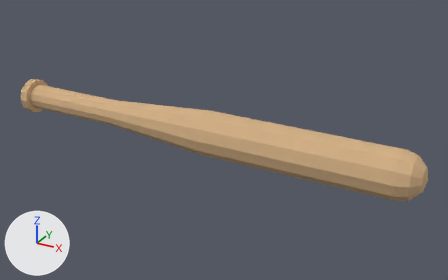
The glTF model backend/app/assets/models/Baseball_Bat.glb, before and after one commit.
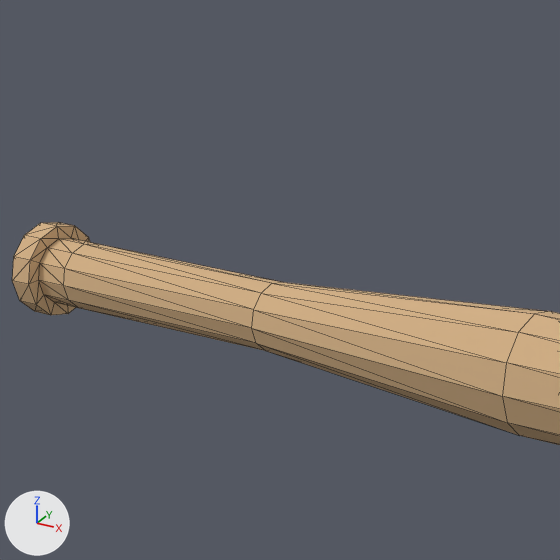
Each version is shown whole from a 50 mm camera at (0.663, -1.081, 0.533) aimed at (0.056, 0.022, -0.019), then close up on the part from 4% to 48% of the width and 0% to 71% of the height. Every picture has the same lights, and +X, +Y and +Z are marked at lower left. The close-ups show mesh edges as thin lines. Vertices at the same position are counted once.

The first close-up shows 'Baseball_Bat'.
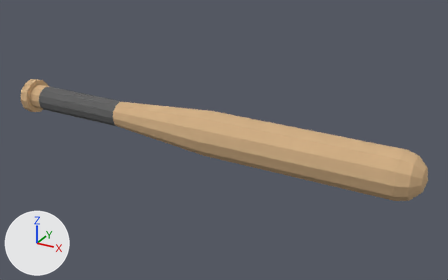
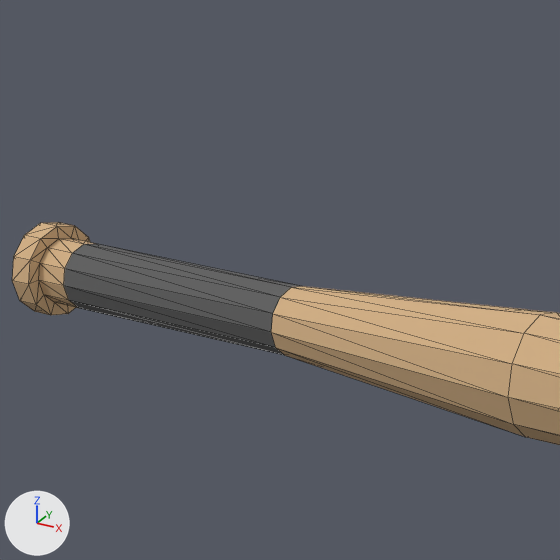
Location of each change, [x1, y1, x2, y2] in pixels of the close-ups (560 x 560 px; the box of a moved part takes in the faces that stretch with it):
part 1 of me_baseball_bat, moved or reshaped
    before: [252, 282, 560, 437]
    after: [271, 286, 560, 437]
part 2 of me_baseball_bat, recoloured (beige to grey)
    both: [64, 244, 280, 351]

The change in detail:
Material 'Gray' (mat_gray) is new.
Its base color is (0.117, 0.117, 0.117) (dark grey #606060).
Its roughness is 1.0.
me_baseball_bat has 121 vertices, 238 faces and spans x -0.5..0.5, y -0.05..0.05, z -0.05..0.05.
me_baseball_bat is used by ob_baseball_bat; location (0.0, 0.0, 0.0).
me_baseball_bat part 1: all 24 vertices in x -0.23..0.025, y -0.05..0.05, z -0.05..0.05 are scaled about their middle by (0.941, 1, 1), then moved by (0.012, 0.0, 0.0).
me_baseball_bat part 2: 24 faces spanning x -0.44..-0.21, y -0.03..0.03, z -0.03..0.03 switch from mat_baseball_bat (beige #d3b085) to mat_gray (dark grey #606060).
